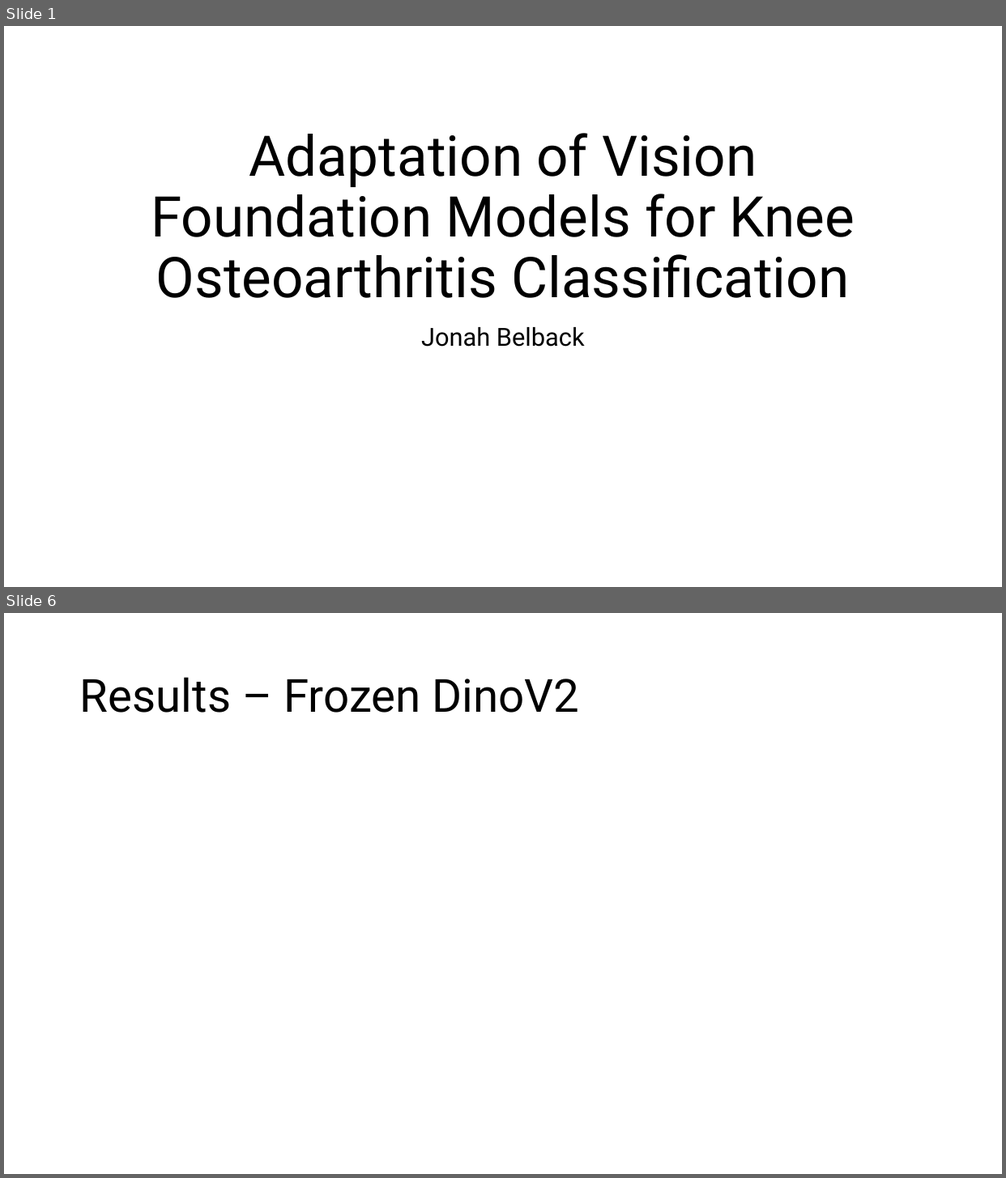
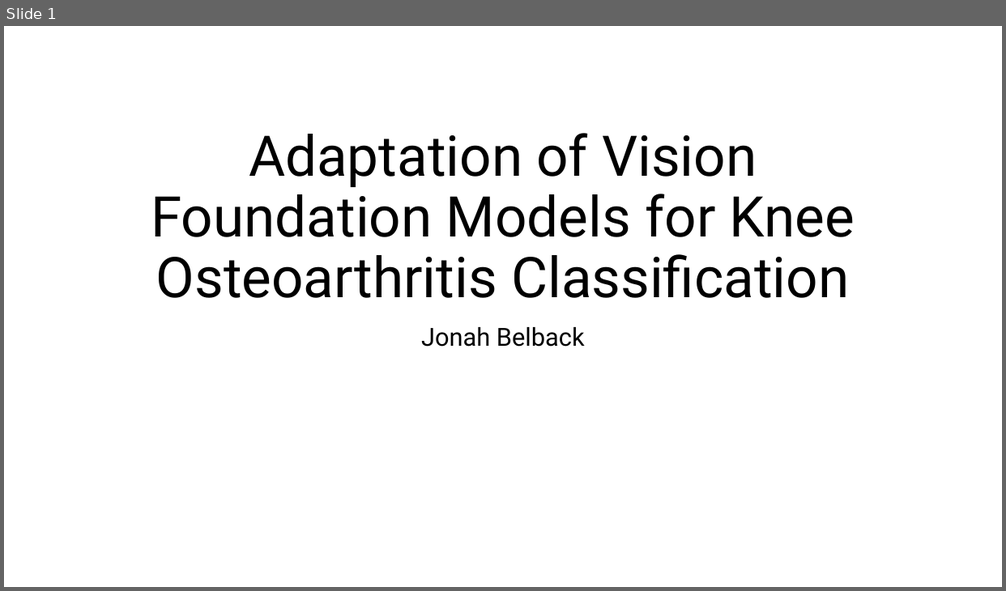
Before and after one commit to turtneck/HI2459-FinalProject-option1, a slide deck: HI2459_finalproject-option1-presentation_jeb382.pptx. Shown one above the other, each under a label of ours: slides 1 and 6 before the commit, slide 1 after it; the slides between them are not shown. The pictures are 1006x1178 and 1006x591 pixels, drawn with LibreOffice and Linux fonts; fonts in the diff are those of the drawing. Boxes give left, top, right and bottom in pixels: in the first picture for what was removed or moved away, otherwise in the second. Text is boxed around its words. In the diff, an @@ line names an element or a change of style, - is before the commit and + after.

Commit message:
powerpoint done outside final run and results, and besides script

```diff
--- a/HI2459_finalproject-option1-presentation_jeb382.pptx
+++ b/HI2459_finalproject-option1-presentation_jeb382.pptx
@@ slide 6 removed at (4,613,1002,1174), background #FFFFFF @@
@@ title removed at (80,677,580,713) @@
-Results – Frozen DinoV2
```
Also in this commit, not shown: 2 slides changed, 5 slides added, 6 other slides removed, 1 other file.
